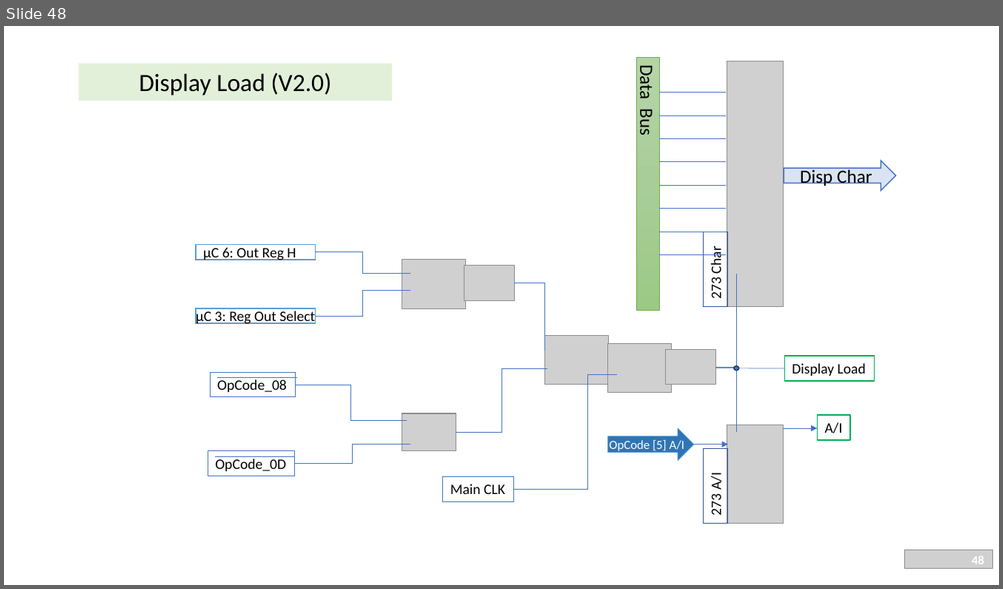
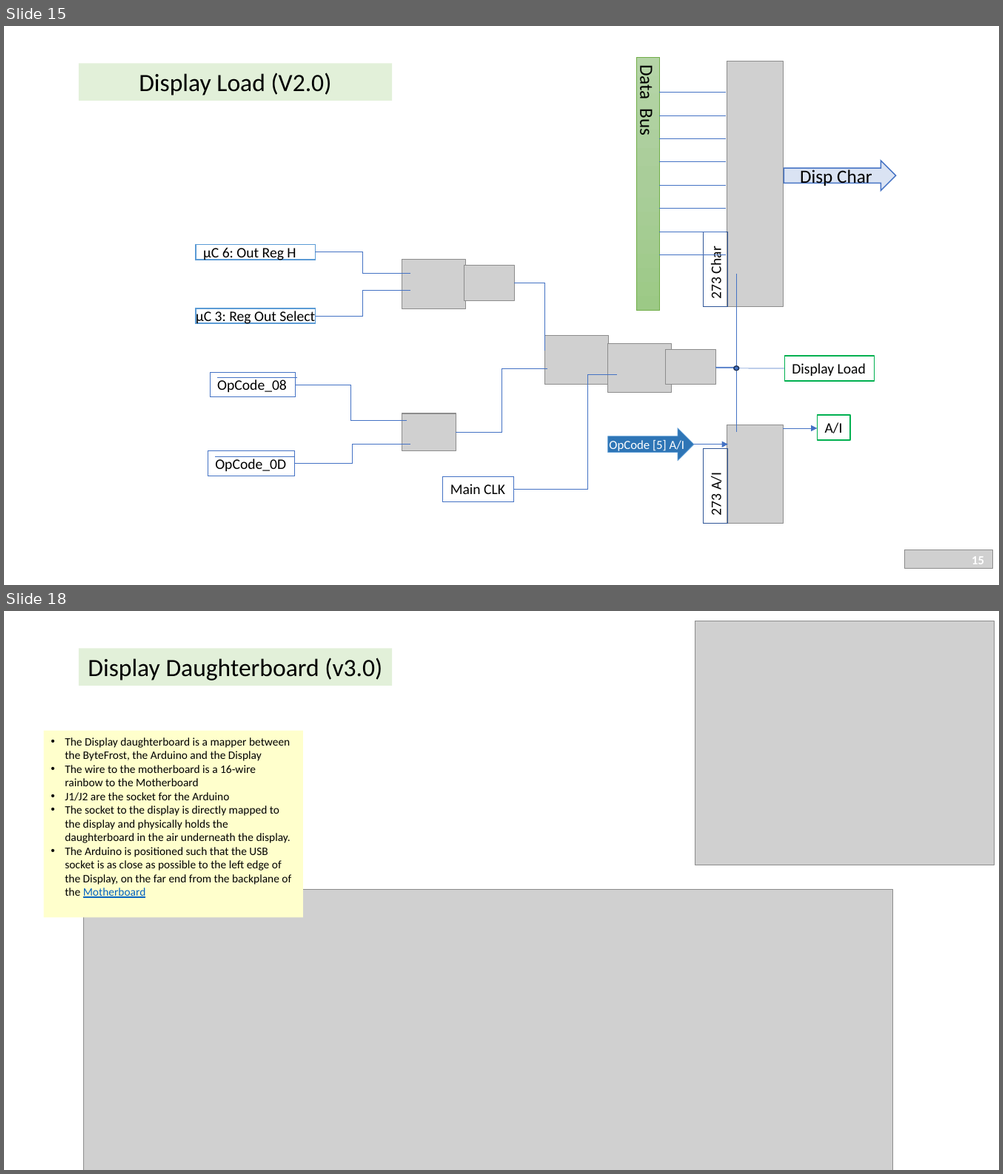
Before and after one commit to gilkeidar/ByteFrost, a slide deck: Documentation/ByteFrost v3.0.pptx. Shown one above the other, each under a label of ours: slide 48 before the commit, slides 15 and 18 after it; the slides between them are not shown. The pictures are 1003x589 and 1003x1174 pixels, drawn with LibreOffice and Linux fonts; fonts in the diff are those of the drawing; grey boxes stand for pictures; background and template pictures are left out. Boxes give left, top, right and bottom in pixels: in the first picture for what was removed or moved away, otherwise in the second. Text is boxed around its words. In the diff, an @@ line names an element or a change of style, - is before the commit and + after.

Commit message:
Update slides to Motherboard from EasyEDA

```diff
--- a/Documentation/ByteFrost v3.0.pptx
+++ b/Documentation/ByteFrost v3.0.pptx
@@ slide 18 added at (4,611,999,1170), background #FFFFFF @@
@@ picture added at (696,621,994,865) @@
@@ title added at (79,648,392,686), fill #E2F0D9, 24 pt, text #000000 @@
+Display Daughterboard (v3.0)
@@ rectangle added at (43,730,303,917), fill #FFFFCC, 11 pt, text #000000 @@
+• The Display daughterboard is a mapper between the ByteFrost, the Arduino and the Display
+• The wire to the motherboard is a 16-wire rainbow to the Motherboard
+• J1/J2 are the socket for the Arduino
+• The socket to the display is directly mapped to the display and physically holds the daughterboard in the air underneath the display.
+• The Arduino is positioned such that the USB socket is as close as possible to the left edge of the Display, on the far end from the backplane of the Motherboard
@@ picture added at (83,889,893,1170) @@
@@ page number added at (768,1130,992,1160), 12 pt, text #FFFFFF, bold @@
+18
@@ what was slide 48 is now slide 15 @@
@@ page number at (971,557,984,565): text changed @@
-48
+15
```
Also in this commit, not shown: 8 slides changed, 4 other slides added, 6 slides removed, 1 other file.
